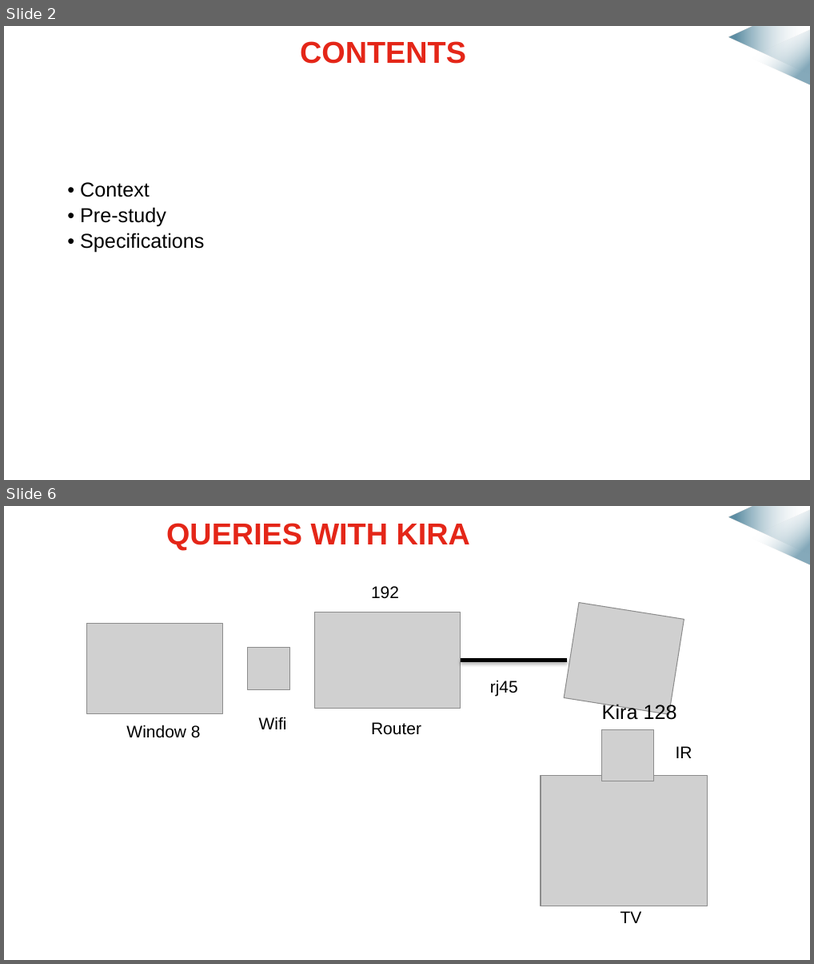
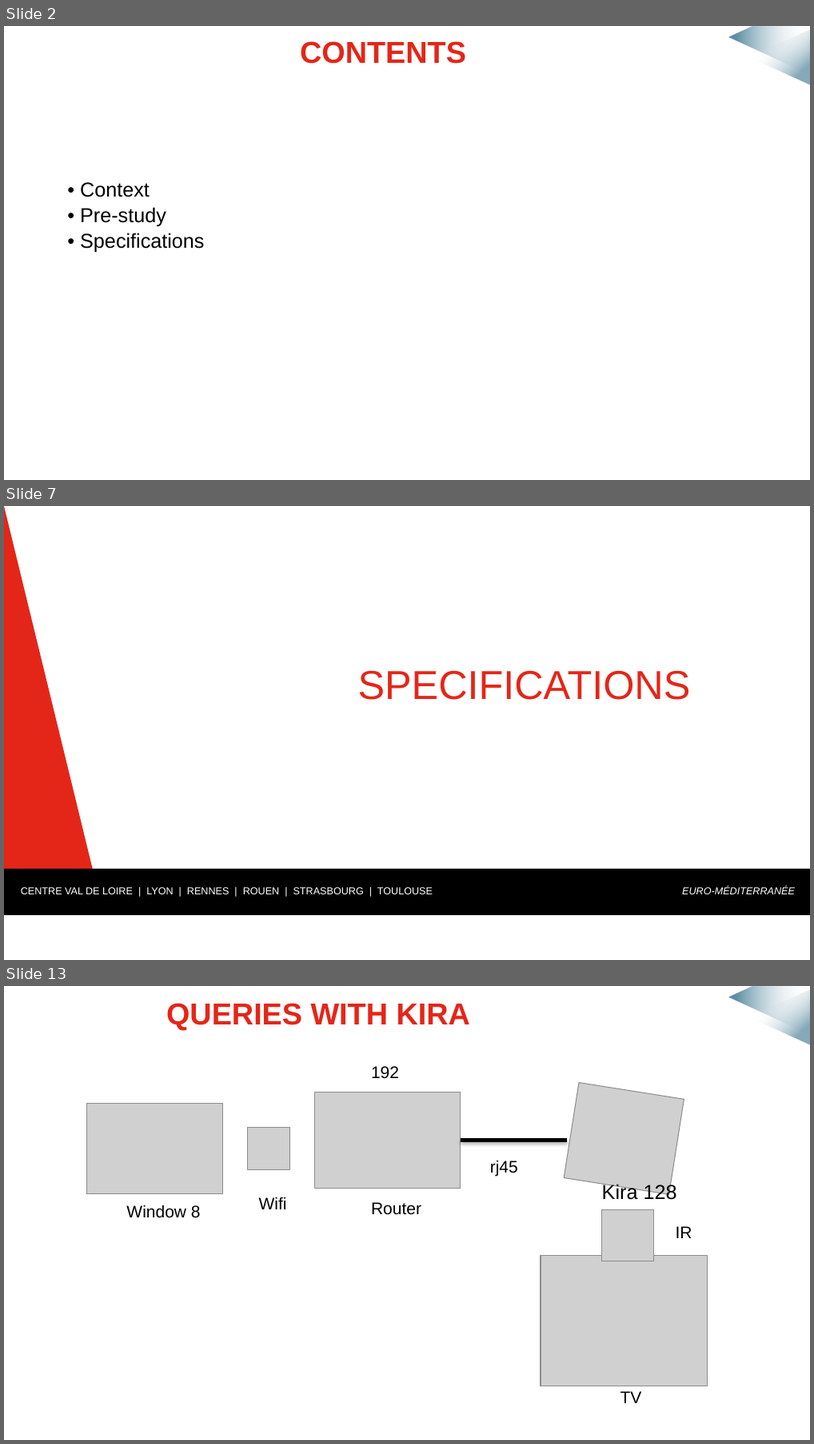
Before and after one commit to mmeven/EP_Domotique_Tablette, a slide deck: Rendu/Diapo_prototype_janvier.pptx. Shown one above the other, each under a label of ours: slides 2 and 6 before the commit, slides 2, 7 and 13 after it; the slides between them are not shown. The pictures are 814x964 and 814x1444 pixels, drawn with LibreOffice and Linux fonts; fonts in the diff are those of the drawing; grey boxes stand for pictures; background and template pictures are left out. Boxes give left, top, right and bottom in pixels: in the first picture for what was removed or moved away, otherwise in the second. Text is boxed around its words. In the diff, an @@ line names an element or a change of style, - is before the commit and + after.

```diff
--- a/Rendu/Diapo_prototype_janvier.pptx
+++ b/Rendu/Diapo_prototype_janvier.pptx
@@ slide 7 added at [4,506,810,960], background #FFFFFF; not listed: 2 template elements that a slide beside it also shows @@
@@ right triangle added at [4,506,114,959], fill #E42618 @@
@@ right triangle added at [239,506,350,959], fill #FFFFFF @@
@@ rectangle added at [726,506,810,600], fill #FFFFFF @@
@@ title added at [358,671,691,700], 36 pt, text #E42618 @@
+SPECIFICATIONS
@@ rectangle added at [4,868,810,915], fill #000000 @@
@@ text added at [21,887,433,894], 9 pt, text #FFFFFF @@
+CENTRE VAL DE LOIRE | LYON | RENNES | ROUEN | STRASBOURG | TOULOUSE
@@ text added at [682,886,795,894], 9 pt, text #FFFFFF, italic @@
+EURO-MÉDITERRANÉE
@@ rectangle added at [4,915,810,960], fill #FFFFFF @@
@@ what was slide 6 is now slide 13 @@
```
Also in this commit, not shown: 4 slides changed, 8 other slides added.
